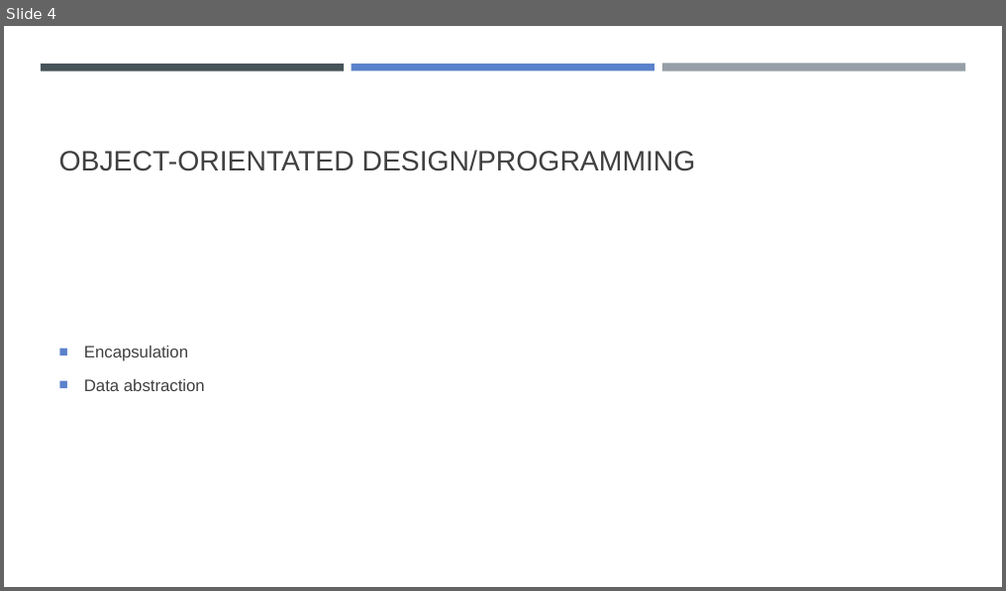
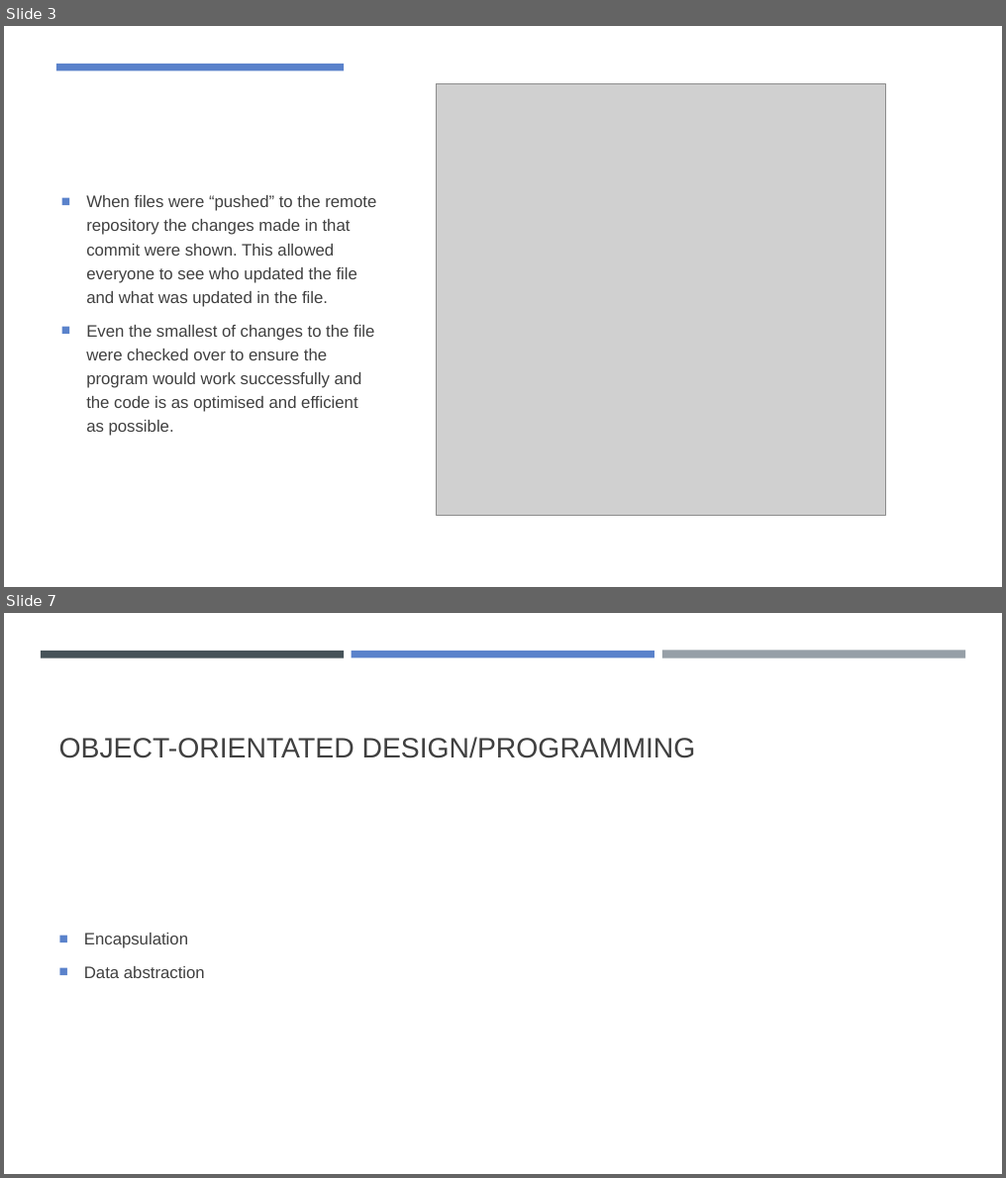
Before and after one commit to LRobinson18/CMP1903M-OOP-Assessment1, a slide deck: Presentation.pptx. Shown one above the other, each under a label of ours: slide 4 before the commit, slides 3 and 7 after it; the slides between them are not shown. The pictures are 1006x591 and 1006x1178 pixels, drawn with LibreOffice and Linux fonts; fonts in the diff are those of the drawing; grey boxes stand for pictures. Boxes give left, top, right and bottom in pixels: in the first picture for what was removed or moved away, otherwise in the second. Text is boxed around its words. In the diff, an @@ line names an element or a change of style, - is before the commit and + after.

Commit message:
briefly described program and version control

```diff
--- a/Presentation.pptx
+++ b/Presentation.pptx
@@ slide 3 added at (x1=4, y1=26, x2=1002, y2=587), background #FFFFFF @@
@@ rectangle added at (x1=4, y1=26, x2=1002, y2=587), fill #FFFFFF @@
@@ rectangle added at (x1=56, y1=64, x2=344, y2=71), fill #5A82CB @@
@@ picture added at (x1=436, y1=83, x2=885, y2=516) @@
@@ text added at (x1=86, y1=195, x2=376, y2=436), 16 pt, text #404040 @@
+■ When files were “pushed” to the remote repository the changes made in that commit were shown. This allowed everyone to see who updated the file and what was updated in the file.
+■ Even the smallest of changes to the file were checked over to ensure the program would work successfully and the code is as optimised and efficient as possible.
@@ what was slide 4 is now slide 7 @@
```
Also in this commit, not shown: 3 slides changed, 2 other slides added.
